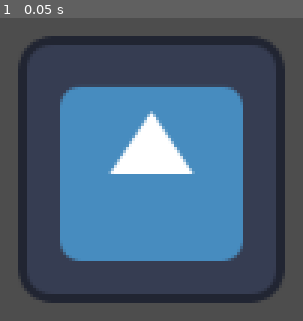
Above: before the commit, frame 1.
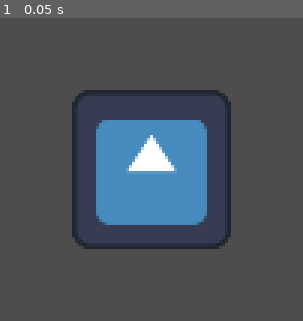
Above: after the commit, the same moment.

Repository: HPK17/juegoIA
Game: Godot game, scene res://scenes/character.tscn
Two runs of this game, one before a commit and one after it. Both use one fixed random seed, a clock stepped at 60 frames per second and the inputs below. Before the commit the project starts from res://character.tscn. The engine's default icon, where the game draws it, is replaced by a stand-in: a white triangle on a blue panel in a dark square.
Inputs:
- Up to frame 1 (0.05 s): no input

The runs differ from the first frame. In frame 1, 34% of the frame differs, in the area x 5-95%, y 5-95%.

Commit message:
Gran Avance
Falta por terminar el nivel principal y el menú de pausa... de momento.

Diff:
--- /dev/null
+++ b/global.gd
@@ -0,0 +1,12 @@
+extends Node
+
+var player_pos: Vector2 = Vector2.ZERO
+
+# Called when the node enters the scene tree for the first time.
+func _ready() -> void:
+	pass # Replace with function body.
+
+
+# Called every frame. 'delta' is the elapsed time since the previous frame.
+func _process(delta: float) -> void:
+	pass
--- a/interactuable.tscn
+++ /dev/null
@@ -1,11 +0,0 @@
-[gd_scene load_steps=3 format=3 uid="uid://buthnpnlqm5bi"]
-
-[ext_resource type="PackedScene" uid="uid://b2drg7x4xwrvk" path="res://pc.tscn" id="2_q5l6h"]
-[ext_resource type="PackedScene" uid="uid://dyw27xevcnsia" path="res://character.tscn" id="3_1gq7b"]
-
-[node name="interactuable" type="Node2D"]
-
-[node name="CharacterScene" parent="." instance=ExtResource("3_1gq7b")]
-position = Vector2(435, 120)
-
-[node name="pc" parent="." instance=ExtResource("2_q5l6h")]
--- /dev/null
+++ b/level.tscn
@@ -0,0 +1,17 @@
+[gd_scene load_steps=4 format=3 uid="uid://buthnpnlqm5bi"]
+
+[ext_resource type="PackedScene" uid="uid://dyw27xevcnsia" path="res://scenes/character.tscn" id="1_5jx7r"]
+[ext_resource type="PackedScene" uid="uid://b2drg7x4xwrvk" path="res://scenes/pc.tscn" id="2_wktba"]
+[ext_resource type="PackedScene" uid="uid://q6qqotuwvvni" path="res://scenes/pause_menu.tscn" id="3_s3jtf"]
+
+[node name="interactuable" type="Node2D"]
+
+[node name="CharacterScene" parent="." instance=ExtResource("1_5jx7r")]
+position = Vector2(435, 120)
+
+[node name="pc" parent="." node_paths=PackedStringArray("player") instance=ExtResource("2_wktba")]
+player = NodePath("../CharacterScene")
+
+[node name="CanvasLayer" type="CanvasLayer" parent="."]
+
+[node name="PauseMenu" parent="CanvasLayer" instance=ExtResource("3_s3jtf")]
--- a/project.godot
+++ b/project.godot
@@ -11,9 +11,18 @@
 [application]
 
 config/name="juegoAni"
-run/main_scene="res://character.tscn"
+run/main_scene="res://scenes/character.tscn"
 config/features=PackedStringArray("4.3", "Forward Plus")
 config/icon="res://icon.svg"
+
+[autoload]
+
+Global="*res://global.gd"
+
+[display]
+
+window/size/viewport_width=1920
+window/size/viewport_height=1080
 
 [input]
 
@@ -54,3 +63,8 @@
 "events": [Object(InputEventKey,"resource_local_to_scene":false,"resource_name":"","device":-1,"window_id":0,"alt_press …(192 unchanged characters)…
 ]
 }
+ui_pause={
+"deadzone": 0.5,
+"events": [Object(InputEventKey,"resource_local_to_scene":false,"resource_name":"","device":-1,"window_id":0,"alt_pressed":false,"shift_pressed":false,"ctrl_pressed":false,"meta_pressed":false,"pressed":false,"keycode":0,"physical_keycode":4194305,"key_label":0,"unicode":0,"location":0,"echo":false,"script":null)
+]
+}
--- /dev/null
+++ b/scenes/pause_menu.tscn
@@ -0,0 +1,76 @@
+[gd_scene load_steps=3 format=3 uid="uid://q6qqotuwvvni"]
+
+[ext_resource type="FontFile" uid="uid://blr358jc2kmta" path="res://fonts/Minecraft.ttf" id="1_47np3"]
+[ext_resource type="Script" path="res://script/pause_menu.gd" id="1_eadqu"]
+
+[node name="PauseMenu" type="Control"]
+process_mode = 3
+layout_mode = 3
+anchors_preset = 15
+anchor_right = 1.0
+anchor_bottom = 1.0
+grow_horizontal = 2
+grow_vertical = 2
+script = ExtResource("1_eadqu")
+
+[node name="ColorRect" type="ColorRect" parent="."]
+layout_mode = 1
+anchors_preset = 15
+anchor_right = 1.0
+anchor_bottom = 1.0
+grow_horizontal = 2
+grow_vertical = 2
+
+[node name="Panel" type="Panel" parent="."]
+layout_mode = 1
+anchors_preset = -1
+anchor_left = 0.132
+anchor_top = 0.052
+anchor_right = 0.324
+anchor_bottom = 0.398
+offset_left = 546.56
+offset_top = 305.84
+offset_right = 543.92
+offset_bottom = 302.16
+grow_horizontal = 2
+grow_vertical = 2
+
+[node name="VBoxContainer" type="VBoxContainer" parent="Panel"]
+layout_mode = 1
+anchors_preset = -1
+anchor_left = 0.163934
+anchor_top = 0.0918919
+anchor_right = 0.737415
+anchor_bottom = 0.983676
+offset_top = 20.0
+offset_right = 42.106
+offset_bottom = -66.96
+scale = Vector2(1.01296, 1)
+theme_override_constants/separation = 33
+metadata/_edit_use_anchors_ = true
+
+[node name="Reanudar" type="Button" parent="Panel/VBoxContainer"]
+layout_mode = 2
+theme_override_fonts/font = ExtResource("1_47np3")
+theme_override_font_sizes/font_size = 50
+text = "Reanudar"
+
+[node name="Reinicar" type="Button" parent="Panel/VBoxContainer"]
+layout_mode = 2
+theme_override_fonts/font = ExtResource("1_47np3")
+theme_override_font_sizes/font_size = 50
+text = "Reiniciar
+"
+
+[node name="Salir" type="Button" parent="Panel/VBoxContainer"]
+layout_mode = 2
+theme_override_fonts/font = ExtResource("1_47np3")
+theme_override_font_sizes/font_size = 50
+text = "Salir
+"
+
+[node name="AnimationPlayer" type="AnimationPlayer" parent="."]
+
+[connection signal="pressed" from="Panel/VBoxContainer/Reanudar" to="." method="_on_reanudar_pressed"]
+[connection signal="pressed" from="Panel/VBoxContainer/Reinicar" to="." method="_on_reinicar_pressed"]
+[connection signal="pressed" from="Panel/VBoxContainer/Salir" to="." method="_on_salir_pressed"]
--- a/pc.tscn
+++ b/scenes/pc.tscn
@@ -1,8 +1,9 @@
-[gd_scene load_steps=6 format=3 uid="uid://b2drg7x4xwrvk"]
+[gd_scene load_steps=7 format=3 uid="uid://b2drg7x4xwrvk"]
 
 [ext_resource type="Script" path="res://script/interactuar2.gd" id="1_isnn7"]
 [ext_resource type="Texture2D" uid="uid://dhv1kc148eobo" path="res://art_2d/object_sprites/test2.png" id="2_sa274"]
-[ext_resource type="PackedScene" uid="uid://duginb7gl6rb7" path="res://ui_quiz.tscn" id="3_dwjg3"]
+[ext_resource type="FontFile" uid="uid://blr358jc2kmta" path="res://fonts/Minecraft.ttf" id="3_8dvpr"]
+[ext_resource type="PackedScene" uid="uid://duginb7gl6rb7" path="res://scenes/ui_quiz.tscn" id="3_dwjg3"]
 
 [sub_resource type="RectangleShape2D" id="RectangleShape2D_4j74m"]
 
@@ -31,6 +32,7 @@
 offset_top = -221.0
 offset_right = 29.0
 offset_bottom = -84.0
+theme_override_fonts/font = ExtResource("3_8dvpr")
 theme_override_font_sizes/font_size = 100
 text = "E"
 
--- /dev/null
+++ b/scenes/ui_quiz.tscn
@@ -0,0 +1,209 @@
+[gd_scene load_steps=7 format=3 uid="uid://duginb7gl6rb7"]
+
+[ext_resource type="Texture2D" uid="uid://bov0fww6tp05i" path="res://art_2d/monitor.png" id="1_ajms7"]
+[ext_resource type="Script" path="res://script/button.gd" id="1_n4otg"]
+[ext_resource type="Texture2D" uid="uid://cu78mgd6ksdbn" path="res://art_2d/button.png" id="2_cwpmx"]
+[ext_resource type="FontFile" uid="uid://blr358jc2kmta" path="res://fonts/Minecraft.ttf" id="2_dqp6a"]
+
+[sub_resource type="StyleBoxTexture" id="StyleBoxTexture_tsjvi"]
+texture = ExtResource("2_cwpmx")
+
+[sub_resource type="StyleBoxTexture" id="StyleBoxTexture_n1uq7"]
+texture = ExtResource("2_cwpmx")
+
+[node name="Ui_quiz" type="Control"]
+layout_mode = 3
+anchors_preset = 15
+anchor_right = 1.0
+anchor_bottom = 1.0
+grow_horizontal = 2
+grow_vertical = 2
+
+[node name="Control" type="Control" parent="."]
+anchors_preset = 0
+offset_right = 40.0
+offset_bottom = 40.0
+
+[node name="TextureRect" type="TextureRect" parent="Control"]
+layout_mode = 0
+offset_right = 40.0
+offset_bottom = 40.0
+texture = ExtResource("1_ajms7")
+
+[node name="HBoxContainer2" type="HBoxContainer" parent="Control"]
+layout_mode = 1
+anchors_preset = -1
+anchor_left = 3.875
+anchor_top = 3.925
+anchor_right = 23.647
+anchor_bottom = 5.2
+offset_left = 219.0
+offset_top = 147.0
+offset_right = -290.88
+offset_bottom = 147.0
+alignment = 1
+
+[node name="Question" type="Label" parent="Control/HBoxContainer2"]
+layout_mode = 2
+theme_override_colors/font_color = Color(0.927009, 0.913754, 0.859567, 1)
+theme_override_colors/font_outline_color = Color(0, 0, 0, 1)
+theme_override_constants/outline_size = 9
+theme_override_fonts/font = ExtResource("2_dqp6a")
+theme_override_font_sizes/font_size = 35
+text = "Pregunta"
+horizontal_alignment = 1
+uppercase = true
+
+[node name="HBoxContainer" type="HBoxContainer" parent="Control" node_paths=PackedStringArray("pregunta_label", "contador_Aciertos", "botones_respuesta", "boton_salida", "vidas_label", "victoria_label")]
+layout_mode = 1
+anchors_preset = -1
+anchor_left = 5.85
+anchor_top = 14.1
+anchor_right = 5.85
+anchor_bottom = 14.1
+offset_right = 723.0
+offset_bottom = 40.0
+scale = Vector2(2.00539, 2.00539)
+theme_override_constants/separation = 60
+alignment = 1
+script = ExtResource("1_n4otg")
+pregunta_label = NodePath("../HBoxContainer2/Question")
+contador_Aciertos = NodePath("../contadorAciertos")
+botones_respuesta = [NodePath("Button"), NodePath("Button2"), NodePath("Button3"), NodePath("Button4")]
+boton_salida = NodePath("../HBoxContainer3/Exit")
+vidas_label = NodePath("../vida")
+victoria_label = NodePath("../victoria")
+metadata/_edit_use_anchors_ = true
+
+[node name="Button" type="Button" parent="Control/HBoxContainer"]
+layout_mode = 2
+size_flags_horizontal = 3
+size_flags_stretch_ratio = 2.8
+theme_override_colors/font_color = Color(1, 1, 1, 1)
+theme_override_constants/outline_size = 8
+theme_override_fonts/font = ExtResource("2_dqp6a")
+theme_override_font_sizes/font_size = 15
+theme_override_styles/normal = SubResource("StyleBoxTexture_tsjvi")
+text = "Opcion A"
+
+[node name="Button2" type="Button" parent="Control/HBoxContainer"]
+layout_mode = 2
+size_flags_horizontal = 3
+size_flags_stretch_ratio = 2.8
+theme_override_colors/font_color = Color(1, 1, 1, 1)
+theme_override_constants/outline_size = 8
+theme_override_fonts/font = ExtResource("2_dqp6a")
+theme_override_font_sizes/font_size = 15
+theme_override_styles/normal = SubResource("StyleBoxTexture_tsjvi")
+text = "Opcion B"
+
+[node name="Button3" type="Button" parent="Control/HBoxContainer"]
+layout_mode = 2
+size_flags_horizontal = 3
+size_flags_stretch_ratio = 2.8
+theme_override_colors/font_color = Color(1, 1, 1, 1)
+theme_override_constants/outline_size = 8
+theme_override_fonts/font = ExtResource("2_dqp6a")
+theme_override_font_sizes/font_size = 15
+theme_override_styles/normal = SubResource("StyleBoxTexture_tsjvi")
+text = "Opcion C"
+
+[node name="Button4" type="Button" parent="Control/HBoxContainer"]
+layout_mode = 2
+size_flags_horizontal = 3
+size_flags_stretch_ratio = 2.8
+theme_override_colors/font_color = Color(1, 1, 1, 1)
+theme_override_constants/outline_size = 8
+theme_override_fonts/font = ExtResource("2_dqp6a")
+theme_override_font_sizes/font_size = 15
+theme_override_styles/normal = SubResource("StyleBoxTexture_tsjvi")
+text = "Opcion D"
+
+[node name="HBoxContainer3" type="HBoxContainer" parent="Control"]
+layout_mode = 1
+anchors_preset = -1
+anchor_left = 6.35455
+anchor_top = 8.44447
+anchor_right = 11.2394
+anchor_bottom = 8.60215
+offset_left = 408.818
+offset_top = 483.221
+offset_right = 519.423
+offset_bottom = 527.914
+grow_horizontal = 2
+grow_vertical = 0
+scale = Vector2(2.12246, 2.12246)
+metadata/_edit_use_anchors_ = true
+
+[node name="Exit" type="Button" parent="Control/HBoxContainer3"]
+layout_mode = 2
+size_flags_horizontal = 3
+theme_override_colors/font_color = Color(0.56379, 0.51022, 0.360598, 1)
+theme_override_colors/font_outline_color = Color(0.698039, 0.635294, 0.431373, 1)
+theme_override_constants/outline_size = 4
+theme_override_fonts/font = ExtResource("2_dqp6a")
+theme_override_font_sizes/font_size = 50
+theme_override_styles/normal = SubResource("StyleBoxTexture_n1uq7")
+text = "EXIT"
+
+[node name="contadorAciertos" type="Label" parent="Control"]
+layout_mode = 1
+anchors_preset = -1
+anchor_left = 0.779236
+anchor_right = 1.0
+anchor_bottom = 0.109074
+offset_left = 1509.83
+offset_top = 122.0
+offset_right = 1579.0
+offset_bottom = 157.637
+grow_horizontal = 0
+scale = Vector2(1.1741, 1.1741)
+theme_override_colors/font_color = Color(0.927009, 0.913754, 0.859567, 1)
+theme_override_colors/font_outline_color = Color(0.698039, 0.635294, 0.431373, 1)
+theme_override_constants/outline_size = 9
+theme_override_fonts/font = ExtResource("2_dqp6a")
+theme_override_font_sizes/font_size = 40
+text = "X/Y"
+horizontal_alignment = 1
+uppercase = true
+
+[node name="vida" type="Label" parent="Control"]
+layout_mode = 1
+anchors_preset = -1
+anchor_right = 0.291944
+anchor_bottom = 0.109074
+offset_left = 160.0
+offset_top = 119.0
+offset_right = 253.322
+offset_bottom = 145.637
+scale = Vector2(1.85648, 1.85648)
+theme_override_colors/font_color = Color(0.927009, 0.913754, 0.859567, 1)
+theme_override_colors/font_outline_color = Color(0.698039, 0.635294, 0.431373, 1)
+theme_override_constants/outline_size = 9
+theme_override_fonts/font = ExtResource("2_dqp6a")
+theme_override_font_sizes/font_size = 30
+text = "Vida: 2"
+uppercase = true
+
+[node name="victoria" type="Label" parent="Control"]
+layout_mode = 1
+anchors_preset = -1
+anchor_top = 0.234315
+anchor_right = 1.00203
+anchor_bottom = 0.519
+offset_left = 430.0
+offset_top = 379.627
+offset_right = 1514.92
+offset_bottom = 448.24
+grow_vertical = 2
+theme_override_colors/font_color = Color(1, 0.862745, 0.45098, 1)
+theme_override_colors/font_outline_color = Color(0.65098, 0.486275, 0, 1)
+theme_override_constants/outline_size = 9
+theme_override_fonts/font = ExtResource("2_dqp6a")
+theme_override_font_sizes/font_size = 80
+text = "FELICIDADES! HAS GANADO!!"
+horizontal_alignment = 1
+vertical_alignment = 1
+uppercase = true
+
+[connection signal="pressed" from="Control/HBoxContainer3/Exit" to="Control/HBoxContainer" method="_on_button_pressed"]
--- a/script/button.gd
+++ b/script/button.gd
@@ -1,80 +1,159 @@
-extends VBoxContainer
+extends HBoxContainer
 
 @export var pregunta_label: Label
-@export var botones_respuesta: Array[Button]  # Array de botones asignados en el editor
+@export var contador_Aciertos: Label
+@export var botones_respuesta: Array[Button]
+@export var boton_salida: Button
+@export var level_scene: String = "res://level.tscn"
+@export var vidas_label: Label  # Muestra cuántas vidas quedan
+@export var victoria_label: Label  # Muestra cuántas victorias lleva el jugador
 
-# Lista de preguntas con sus respectivas respuestas y la posición de la correcta
 var preguntas_respuestas: Array = [
 	{"pregunta": "¿Cuál es la capital de Francia?",
-	 "respuestas": ["Madrid", "París", "Londres", "Berlín"],
+	"respuestas": ["Madrid", "París", "Londres", "Berlín"],
 	 "correcta": 1},
-
 	{"pregunta": "¿Cuántos planetas hay en el sistema solar?",
 	 "respuestas": ["7", "8", "9", "6"],
 	 "correcta": 1},
-
 	{"pregunta": "¿Quién escribió 'Don Quijote de la Mancha'?",
 	 "respuestas": ["Miguel de Cervantes", "Pablo Neruda", "Gabriel García Márquez", "William Shakespeare"],
 	 "correcta": 0},
-
 	{"pregunta": "¿En qué año llegó el hombre a la Luna?",
 	 "respuestas": ["1969", "1975", "1950", "1982"],
-	 "correcta": 0},
-
+	"correcta": 0},
 	{"pregunta": "¿Cuál es el metal más abundante en la corteza terrestre?",
 	 "respuestas": ["Hierro", "Oro", "Aluminio", "Plata"],
-	 "correcta": 2}
+	"correcta": 2}
 ]
 
 var preguntas_disponibles: Array = []  # Lista de preguntas sin usar
 var respuesta_correcta: int = -1  # Índice de la respuesta correcta
+var aciertos: int = 0
+var fallos: int = 0
+var vidas: int = 2  # El jugador comienza con 2 vidas
+var victorias: int = 0  # Contador de victorias
 
 func _ready():
-	reiniciar_preguntas()  # Copia las preguntas originales a preguntas_disponibles
-	seleccionar_pregunta()  # Escoge la primera pregunta
+	victoria_label.visible = false  # Ocultar contador de victorias al inicio
+	#mensaje_victoria.visible = false  # Ocultar mensaje de victoria al inicio
+	reiniciar_preguntas()
+	seleccionar_pregunta()
+	boton_salida.visible = false  # Ocultar el botón de salida al inicio
+	actualizar_contador()
+	actualizar_vidas()
+	actualizar_victorias()
 
 func reiniciar_preguntas():
-	preguntas_disponibles = preguntas_respuestas.duplicate()  # Duplica la lista de preguntas
+	preguntas_disponibles = preguntas_respuestas.duplicate()
 
 func seleccionar_pregunta():
 	if preguntas_disponibles.is_empty():
-		pregunta_label.text = "¡Ya no hay más preguntas!"
-
-		# Vacía y deshabilita los botones
-		for boton in botones_respuesta:
-			boton.text = ""
-			boton.disabled = true
+		mostrar_final()
 		return
 
 	var indice = randi_range(0, preguntas_disponibles.size() - 1)
 	var pregunta_seleccionada = preguntas_disponibles[indice]
 
-	# Mostrar la pregunta en la Label
 	pregunta_label.text = pregunta_seleccionada["pregunta"]
 	var opciones = pregunta_seleccionada["respuestas"]
-	respuesta_correcta = pregunta_seleccionada["correcta"]  # Guarda la respuesta correcta
+	respuesta_correcta = pregunta_seleccionada["correcta"]
 
 	# Asignar respuestas a los botones
 	for i in range(botones_respuesta.size()):
-		# Desconectar señales anteriores para evitar múltiples conexiones
 		if botones_respuesta[i].is_connected("pressed", funcion_boton):
 			botones_respuesta[i].disconnect("pressed", funcion_boton)
 
 		if i < opciones.size():
-			botones_respuesta[i].text = opciones[i]  # Poner texto de respuesta
-			botones_respuesta[i].disabled = false  # Habilitar botón
-			# Conectar el botón a la función de validación, enviando el índice como parámetro
+			botones_respuesta[i].text = opciones[i]
+			botones_respuesta[i].disabled = false
 			botones_respuesta[i].pressed.connect(funcion_boton.bind(i))
 		else:
-			botones_respuesta[i].text = ""  # Si hay más botones que respuestas, vaciarlos
-			botones_respuesta[i].disabled = true  # Deshabilitarlos
+			botones_respuesta[i].text = ""
+			botones_respuesta[i].disabled = true
 
-	preguntas_disponibles.remove_at(indice)  # Elimina la pregunta seleccionada
+	preguntas_disponibles.remove_at(indice)
 
 func funcion_boton(indice_boton: int):
 	if indice_boton == respuesta_correcta:
 		print("✅ Respuesta Correcta")
+		aciertos += 1
 	else:
 		print("❌ Respuesta Incorrecta")
+		fallos += 1
+		vidas -= 1
+		actualizar_vidas()
 
-	seleccionar_pregunta()  # Seleccionar la siguiente pregunta automáticamente
+	# Si las vidas llegan a 0, reinicia el quiz
+	if vidas <= 0:
+		pregunta_label.text = "¡Te has quedado sin vidas! Reiniciando..."
+		await get_tree().create_timer(2.0).timeout
+		reiniciar_juego()
+		return
+
+
+	# Deshabilitar todos los botones tras responder
+	for boton in botones_respuesta:
+		boton.disabled = true
+
+	actualizar_contador()
+
+	# Esperar 1 segundo antes de cambiar de pregunta
+	await get_tree().create_timer(1.0).timeout
+	seleccionar_pregunta()
+
+func actualizar_contador():
+	contador_Aciertos.text = "Aciertos: %d/5" % aciertos
+
+func actualizar_vidas():
+	vidas_label.text = "Vidas: %d" % vidas
+
+func actualizar_victorias():
+	victoria_label.text = "Victorias: %d" % victorias
+
+func mostrar_final():
+	if fallos > 0:
+		vidas -= 1  # Resta una vida si el jugador falló alguna pregunta
+		actualizar_vidas()
+
+	if vidas <= 0:
+		pregunta_label.text = "¡Te has quedado sin vidas! Reiniciando el quiz..."
+		await get_tree().create_timer(2.0).timeout
+		reiniciar_juego()
+		return
+
+	if aciertos == 5:
+		victorias += 1  # Aumenta el contador de victorias
+		actualizar_victorias()
+		victoria_label.visible = true
+		if victorias >= 3:
+			pregunta_label.text = "🎉 FELICIDADES! HAS GANADO! 🎉"
+			boton_salida.visible = true
+			return  # No reinicia el quiz, solo muestra el mensaje final
+		else:
+			pregunta_label.text = "¡Has acertado todo! +1 Victoria 🏆"
+
+	else:
+		pregunta_label.text = "Oooh no, has fallado %d preguntas" % fallos
+
+	# Ocultar botones de respuesta
+	for boton in botones_respuesta:
+		boton.visible = false
+
+	boton_salida.visible = true  # Mostrar el botón de salida
+
+func reiniciar_juego():
+	aciertos = 0
+	fallos = 0
+	vidas = 2
+	victorias = 0
+	actualizar_contador()
+	actualizar_vidas()
+	actualizar_victorias()
+	reiniciar_preguntas()
+	seleccionar_pregunta()
+
+func _on_button_pressed() -> void:
+	if ResourceLoader.exists(level_scene):
+		get_tree().change_scene_to_file(level_scene)
+	else:
+		print("cagaste")
--- a/script/interactuar2.gd
+++ b/script/interactuar2.gd
@@ -1,6 +1,8 @@
 extends StaticBody2D
 
 @export var label : Label
+@export var new_scene : String = "res://scenes/ui_quiz.tscn"
+@export var player : PlayerController
 
 # Called when the node enters the scene tree for the first time.
 func _ready() -> void:
@@ -21,5 +23,13 @@
 
 func _input(event: InputEvent) -> void:
 	if event.is_action_pressed("ui_interract") :
-		$Ui_quiz.visible = true
+		if player:
+			player.guardar_pos()
+		_cambiar_escena()
 		print("Interacuando")
+
+func _cambiar_escena() -> void:
+		if ResourceLoader.exists(new_scene):
+			get_tree().change_scene_to_file(new_scene)
+		else:
+			print("efe")
--- a/script/movement.gd
+++ b/script/movement.gd
@@ -3,10 +3,21 @@
 
 @export var speed = 400;
 
+func _ready() -> void:
+	restaurar_pos()
+
 func get_input():
 	var input_direction = Input.get_vector("ui_left", "ui_right", "ui_up", "ui_down")
 	velocity = input_direction * speed
 
+func guardar_pos():
+	Global.player_pos = global_position
+
+func restaurar_pos():
+	if Global.player_pos != Vector2.ZERO:
+		global_position = Global.player_pos
+
+
 func _physics_process(delta):
 	get_input()
 	move_and_slide()
--- /dev/null
+++ b/script/pause_menu.gd
@@ -0,0 +1,24 @@
+extends Control
+
+func resume():
+	get_tree().paused = false
+	if $AnimationPlayer:
+		$AnimationPlayer.play_backwards("blur")
+
+func pause():
+	get_tree().paused = true
+	if $AnimationPlayer:
+		$AnimationPlayer.play("blur")
+
+func _input(event):
+	if event.is_action_pressed("ui_pause"):
+		if get_tree().paused:
+			resume()
+		else:
+			pause()
+
+func _on_resume_pressed():
+	resume()
+
+func _on_quit_pressed():
+	get_tree().quit()
--- a/ui_quiz.tscn
+++ /dev/null
@@ -1,56 +0,0 @@
-[gd_scene load_steps=2 format=3 uid="uid://duginb7gl6rb7"]
-
-[ext_resource type="Script" path="res://script/button.gd" id="1_yine0"]
-
-[node name="Ui_quiz" type="Control"]
-layout_mode = 3
-anchors_preset = 15
-anchor_right = 1.0
-anchor_bottom = 1.0
-grow_horizontal = 2
-grow_vertical = 2
-
-[node name="Label" type="Label" parent="."]
-layout_mode = 1
-anchors_preset = -1
-anchor_right = 0.545
-anchor_bottom = 0.396
-offset_right = 2.15997
-offset_bottom = 4.39197
-theme_override_font_sizes/font_size = 50
-text = "Pregunta random Xd"
-
-[node name="VBoxContainer" type="VBoxContainer" parent="." node_paths=PackedStringArray("pregunta_label", "botones_respuesta")]
-layout_mode = 1
-anchors_preset = -1
-anchor_top = 0.573
-anchor_right = 1.0
-anchor_bottom = 0.872
-offset_top = -1.30402
-offset_right = 3.0
-offset_bottom = -1.05603
-alignment = 1
-script = ExtResource("1_yine0")
-pregunta_label = NodePath("../Label")
-botones_respuesta = [NodePath("Button"), NodePath("Button2"), NodePath("Button3"), NodePath("Button4")]
-
-[node name="Button" type="Button" parent="VBoxContainer"]
-layout_mode = 2
-text = "Opcion A"
-
-[node name="Button2" type="Button" parent="VBoxContainer"]
-layout_mode = 2
-text = "Opcion B"
-
-[node name="Button3" type="Button" parent="VBoxContainer"]
-layout_mode = 2
-text = "Opcion C"
-
-[node name="Button4" type="Button" parent="VBoxContainer"]
-layout_mode = 2
-text = "Opcion D"
-
-[connection signal="pressed" from="VBoxContainer/Button" to="VBoxContainer" method="_on_button_pressed"]
-[connection signal="pressed" from="VBoxContainer/Button2" to="VBoxContainer" method="_on_button_2_pressed"]
-[connection signal="pressed" from="VBoxContainer/Button3" to="VBoxContainer" method="_on_button_3_pressed"]
-[connection signal="pressed" from="VBoxContainer/Button4" to="VBoxContainer" method="_on_button_4_pressed"]
Binary file added: art_2d/button.png
Not shown, added: art_2d/button.png.import
Binary file added: art_2d/monitor.png
Not shown, added: art_2d/monitor.png.import
Binary file added: fonts/Minecraft.ttf
Not shown, added: fonts/Minecraft.ttf.import
Renamed: character.tscn -> scenes/character.tscn
Renamed: ui_quiz.gd -> script/ui_quiz.gd
